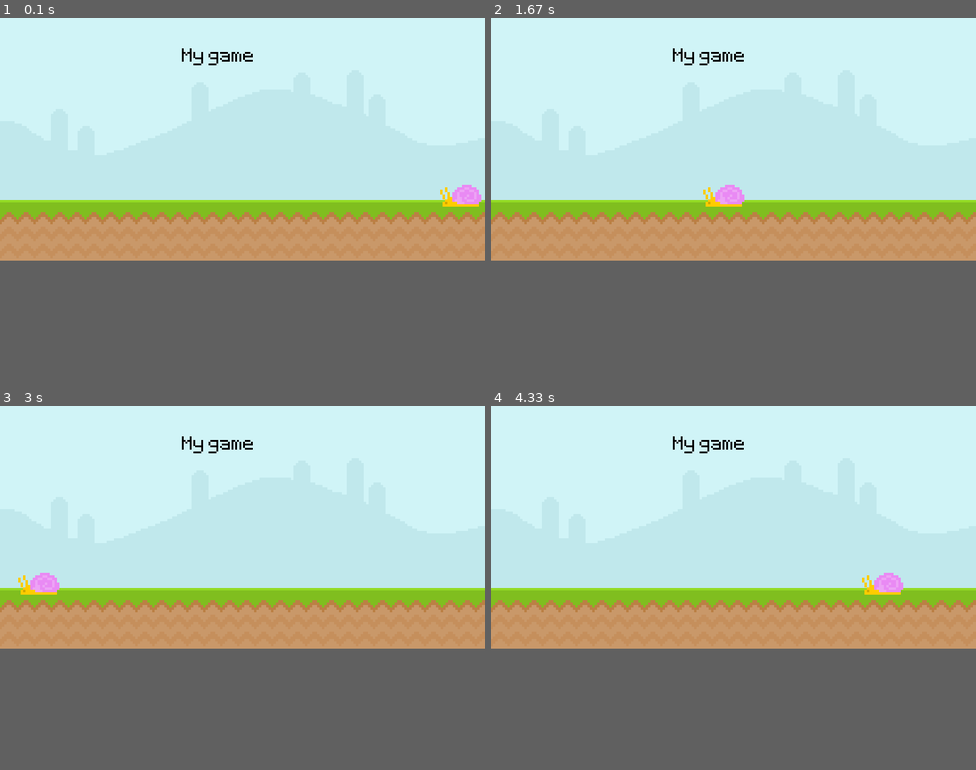
Above: before the commit, frames 1-4 (two rows, left to right).
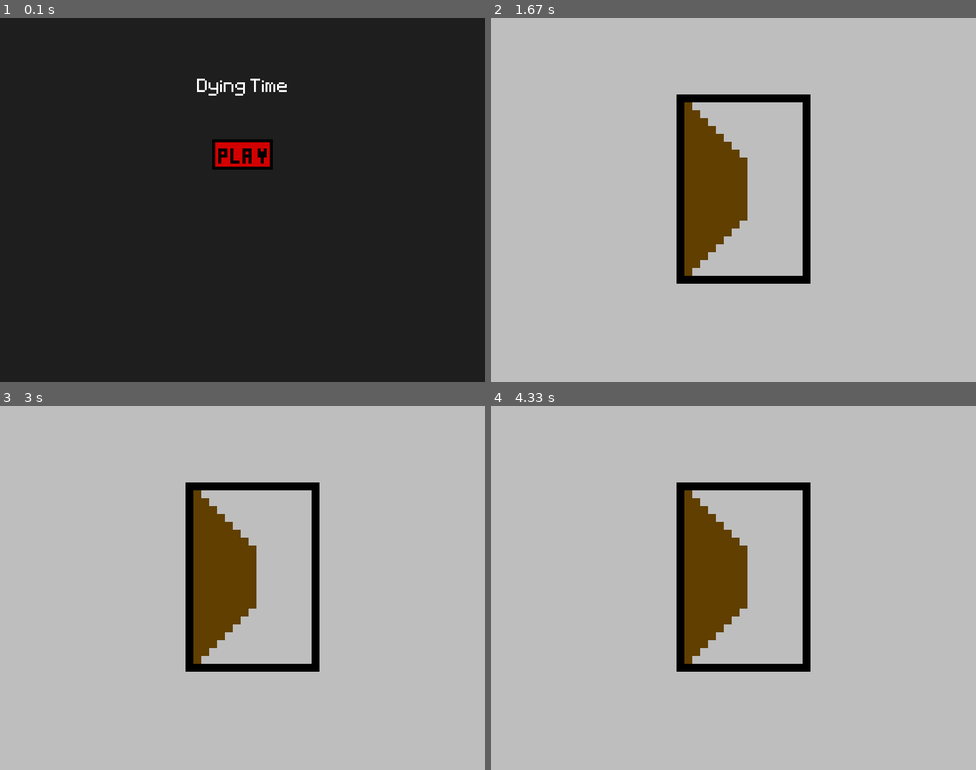
Above: after the commit, the same moments.

Repository: ShaneannX/Dying-Time-Game
Game: pygame game, started from pygame_tutorial.py
The game is run twice, just before and just after one commit, with the same random seed, the same clock (stepped at 60 frames per second) and the same inputs.
Inputs (mouse positions are in pixels of both pictures, inside the frame that each line leads up to):
- Up to frame 1 (0.1 s): no input
- Up to frame 2 (1.67 s): click (733, 156) at 0.38 s; click (733, 221) at 0.72 s; tap Enter at 1 s
- Up to frame 3 (3 s): no input
- Up to frame 4 (4.33 s): no input
The window is 800x400 before the commit and 800x600 after it. Grey fills any space a smaller window leaves; there, only what the larger window draws over its background counts as a difference.

The runs differ from the first frame. In frame 1, 67% of the frame differs, in the area x 0-100%, y 0-67%; in frame 2, 68%, in the area x 0-100%, y 0-73%; in frame 3, 68%; in frame 4, 68%.

Commit message:
Added a starter menu

Diff:
--- a/pygame_tutorial.py
+++ b/pygame_tutorial.py
@@ -4,33 +4,63 @@
 pygame.init() # Initialize Pygame
 
 # Set up display
-screen = pygame.display.set_mode((800, 400))
-pygame.display.set_caption("Let's go")
+screen = pygame.display.set_mode((800, 600))
+pygame.display.set_caption("Dying Time")
 
 Clock = pygame.time.Clock()
 test_font = pygame.font.Font('font/Pixeltype.ttf',50)
 
-sky_surface = pygame.image.load('graphics/Sky.png')
-ground_surface = pygame.image.load('graphics/Ground.png')
-text_surface = test_font.render('My game', False, 'black')
+closed_door_surface = pygame.image.load('graphics\door\closed_door.png')
+opened_door_surface = pygame.image.load('graphics\door\opened_door.png')
+play_button_surface = pygame.image.load('graphics\door\start_menu\play_button.png')
+font = pygame.font.Font('font/Pixeltype.ttf', 50)
+closed_door_rect = closed_door_surface.get_rect(topleft=(100,100))
+start_button_rect = play_button_surface.get_rect(topleft = (350,200))
+door_opened = False
 
-snail_surface = pygame.image.load('graphics/snail/snail1.png')
+def start_menu():
+    running = True
 
-snail_movement = 750
+    while running:
+        screen.fill((30,30,30))
+        title_text = font.render("Dying Time", True, (255, 255, 255))
+        screen.blit(title_text, (325, 100))
+        screen.blit(play_button_surface, start_button_rect)
+        pygame.display.update()
+
+        for event in pygame.event.get():
+                if event.type == pygame.QUIT:
+                    pygame.quit()
+                    exit()
+                if event.type == pygame.MOUSEBUTTONDOWN:
+                    if start_button_rect.collidepoint(event.pos):
+                        running = False  # Exit menu and start game
+
+
+start_menu()
+
 while True:
     for event in pygame.event.get():
         if event.type == pygame.QUIT:
             pygame.quit()
             exit()
+
+        if event.type == pygame.MOUSEBUTTONDOWN:
+            if closed_door_rect.collidepoint(event.pos):
+                door_opened = True
+
+        if event.type == pygame.KEYDOWN:
+            if event.mod & pygame.KMOD_CAPS:
+                door_opened = False
     # draw all our elements here
     # update everything
 
-    screen.blit(sky_surface,(0,0)) # Block image transfer
-    screen.blit(ground_surface,(0,300))
-    screen.blit(text_surface,(300,50))
-    snail_movement -= 4
-    if snail_movement < -100: snail_movement = 800
-    screen.blit(snail_surface,(snail_movement,275))
+    screen.fill('grey') # Block image transfer
+
+    if door_opened:
+        screen.blit(opened_door_surface, (215,100))
+    else:
+        screen.blit(closed_door_surface, (215,100))
 
     pygame.display.update()  # Update the display
     Clock.tick(60) # Max frameRate
Empty file added: Classes/Characters.py
Empty file added: Classes/Door.py
Empty file added: Classes/Items.py
Empty file added: Classes/Questions.py
Empty file added: Classes/State.py
Empty file added: Classes/Time.py
Binary file removed: graphics/Ground.png
Binary file removed: graphics/Sky.png
Binary file added: graphics/door/start_menu/play_button.png
Binary file removed: graphics/snail/snail1.png
Binary file removed: graphics/snail/snail2.png
